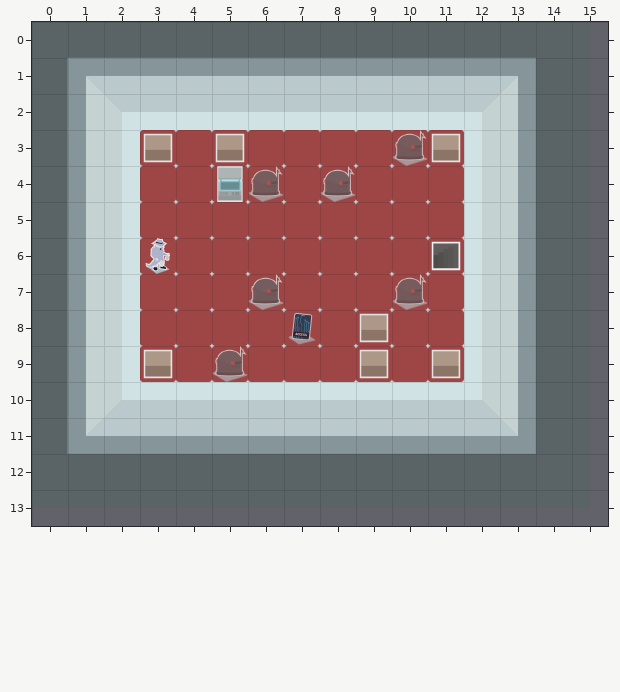
Level history. Tiled map (JSON): src/resources/maps/level-3-floor-2.json. Above, as it was before the edit.
Cells are 75x75 px. Shown: x 0..15, y 0..13.
Now the later version:
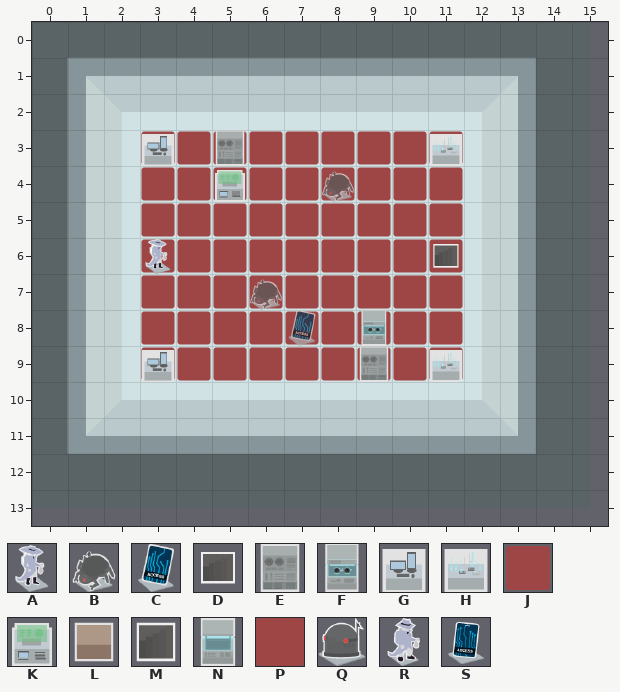
Key: from "assets": A 0 "START", B 3 "SCRAMBLE_ENEMY", C 11 "KEY", D 15 "EXIT", E 22 "WALL", F 32 "WALL", G 40 "WALL", H 41 "WALL", J 59 "BLANK", K 62 "SHOP"; from "tiles": L 0, M 1, N 2, P 5, Q 6, R 7, S 9.
_ is an empty cell.
Objects are placed by their top-left corner, in cells (3,4 is the top-left corner of cell 3,4); size is 1x1 cell unless given.
Tiles replaced or removed in this view: L, M, N, P, R.
The exact change:
Changed rows in their new state; . is an unchanged cell.
Layer "Tiles":
first column x 3:
 3 JJJJJJJJJ
 4 JJJJJJJJJ
 5 JJJJJJJJJ
 6 JJJJJJJJJ
 7 JJJJJJJJJ
 8 JJJJJJJJJ
 9 JJJJJJJJJ
Layer "Assets":
first column x 3:
 3 G.E.....H
 4 ..K......
 6 A.......D
 8 ......F..
 9 G.....E.H
Layer "Random Key":
added: C "KEY" at 7,8
removed: S at 7,8
Layer "Random Enemies" (now hidden):
removed: Q at 10,3
removed: Q at 6,4
removed: Q at 10,7
removed: Q at 5,9
Layer "Scramble Enemies":
added: B "SCRAMBLE_ENEMY" at 8,4
added: B "SCRAMBLE_ENEMY" at 6,7
removed: Q at 8,4
removed: Q at 6,7
Boxes around the changes in both pictures, in picture pixels (x1, y1, x2, y2):
changed: (140, 130, 464, 382)
